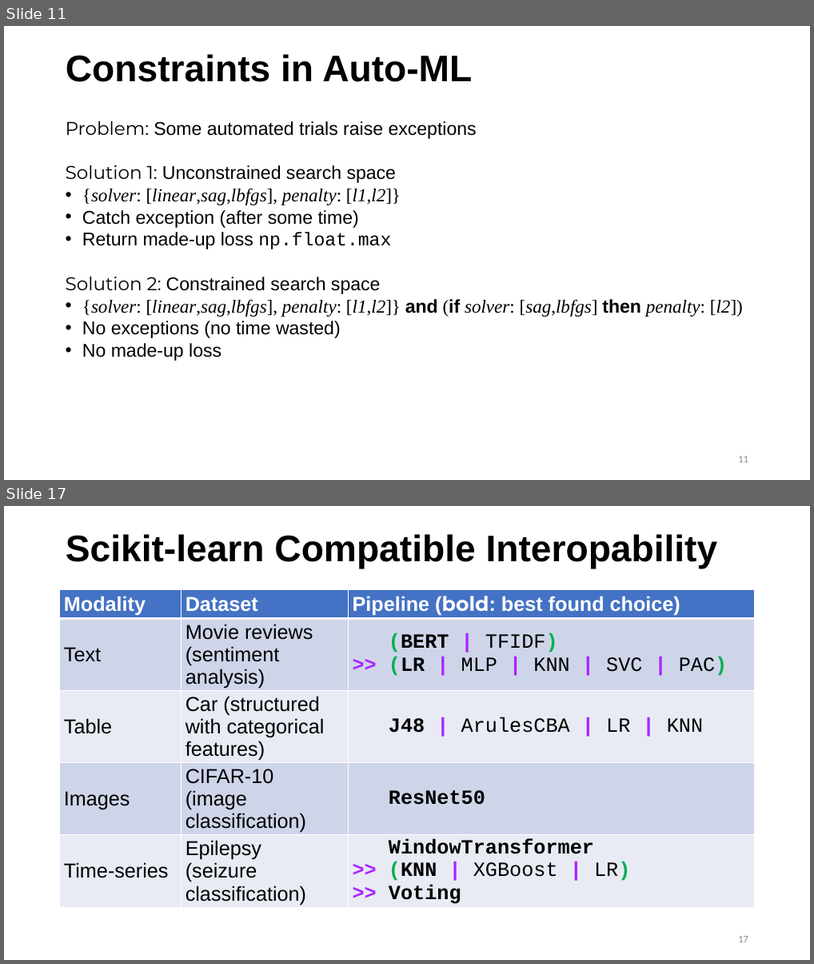
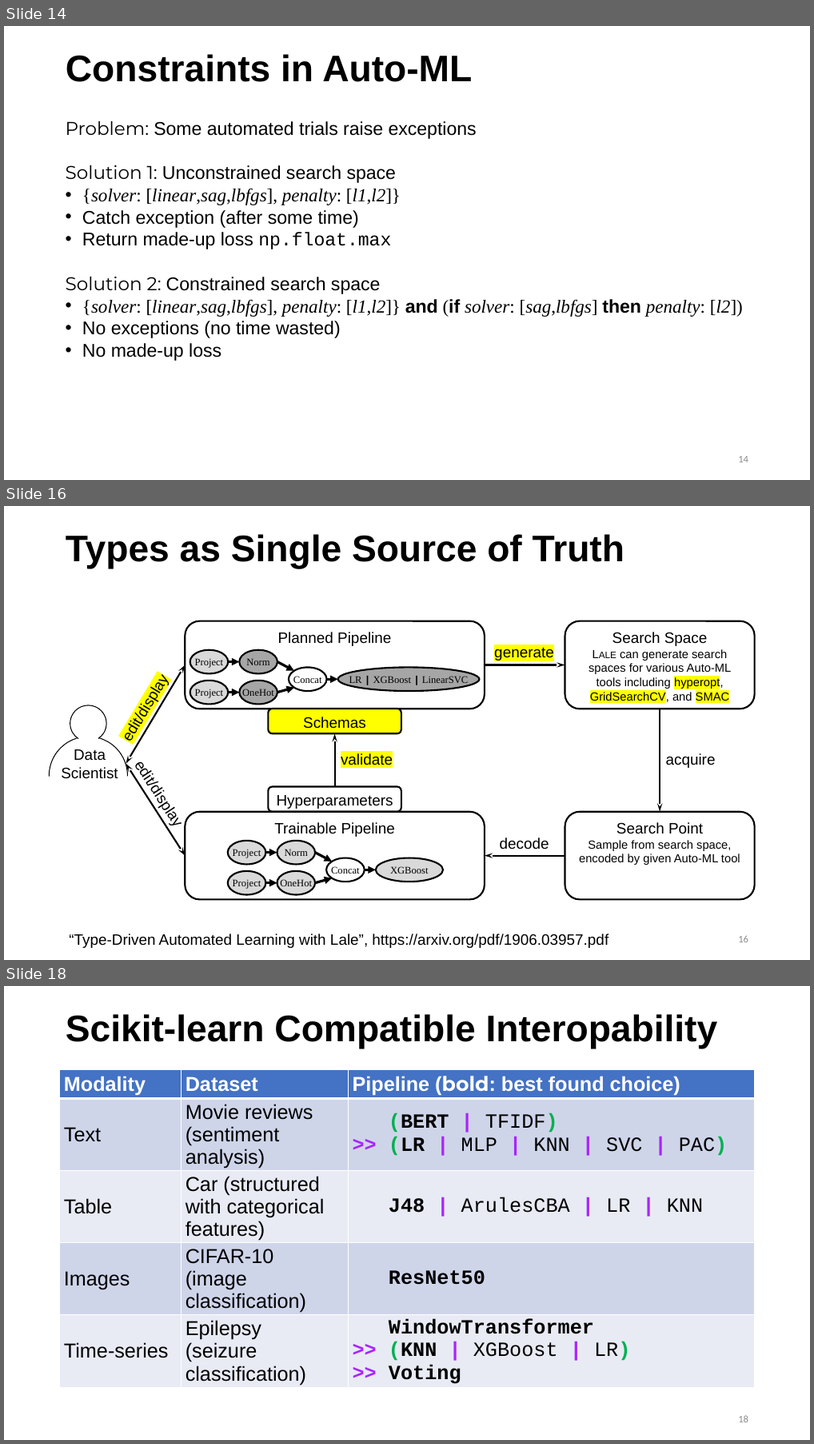
Before and after one commit to IBM/lale, a slide deck: talks/2019-1105-lale.pptx. Shown one above the other, each under a label of ours: slides 11 and 17 before the commit, slides 14, 16 and 18 after it; the slides between them are not shown. The pictures are 814x964 and 814x1444 pixels, drawn with LibreOffice and Linux fonts; fonts in the diff are those of the drawing. Boxes give left, top, right and bottom in pixels: in the first picture for what was removed or moved away, otherwise in the second. Text is boxed around its words. In the diff, an @@ line names an element or a change of style, - is before the commit and + after.

```diff
--- a/talks/2019-1105-lale.pptx
+++ b/talks/2019-1105-lale.pptx
@@ slide 16 added at (4,506,810,960), background #FFFFFF @@
@@ title added at (66,534,625,569), 44 pt, text #000000, bold @@
+Types as Single Source of Truth
@@ rounded rectangle added at (185,621,484,708), outline #000000 2 pt, 18 pt, text #000000 @@
+Planned Pipeline
@@ rounded rectangle added at (566,621,755,708), outline #000000 2 pt, 14 pt, text #000000 @@
+Search Space
+Lale can generate search spaces for various Auto-ML tools including hyperopt, GridSearchCV, and SMAC
@@ text added at (494,647,554,660), 18 pt, text #000000 @@
+generate
@@ text added at (112,663,178,751), 18 pt, text #000000 @@
+edit/display
@@ double arrow added from (126, 764) to (185, 665), #000000 2 pt @@
@@ arrow added from (485, 665) to (566, 665), #000000 2 pt @@
@@ group added at (190,650,479,704): 6 ellipses, 5 arrows @@
+Project
+LR | XGBoost | LinearSVC
+Project
+Norm
+OneHot
+Concat
@@ rounded rectangle added at (268,708,402,733), fill #FFFF00, outline #000000 2 pt, 18 pt, text #000000 @@
+Schemas
@@ arrow added from (660, 708) to (660, 812), #000000 2 pt @@
@@ arrow added from (335, 787) to (335, 733), #000000 2 pt @@
@@ group added at (50,705,128,815): 3 arc (boxed as its full ellipse)s, 1 text @@
+Data
+Scientist
@@ text added at (126,750,194,837), 18 pt, text #000000 @@
+edit/display
@@ double arrow added from (126, 764) to (185, 856), #000000 2 pt @@
@@ text added at (341,753,393,765), 18 pt, text #000000 @@
+validate
@@ text added at (666,753,716,768), 18 pt, text #000000 @@
+acquire
@@ rounded rectangle added at (268,787,402,812), outline #000000 2 pt, 18 pt, text #000000 @@
+Hyperparameters
@@ rounded rectangle added at (185,812,484,900), outline #000000 2 pt, 18 pt, text #000000 @@
+Trainable Pipeline
@@ rounded rectangle added at (566,812,755,900), outline #000000 2 pt, 14 pt, text #000000 @@
+Search Point
+Sample from search space, encoded by given Auto-ML tool
@@ text added at (500,837,550,849), 18 pt, text #000000 @@
+decode
@@ arrow added from (566, 856) to (485, 856), #000000 2 pt @@
@@ group added at (228,840,443,894): 6 ellipses, 5 arrows @@
+Project
+XGBoost
+Project
+Norm
+OneHot
+Concat
@@ text added at (69,933,609,948), 18 pt, text #000000 @@
+“Type-Driven Automated Learning with Lale”, https://arxiv.org/pdf/1906.03957.pdf
@@ page number added at (738,935,749,942), 12 pt, text #8C8C8C @@
+16
@@ what was slide 11 is now slide 14 @@
@@ page number at (738,456,749,462): text changed @@
-11
+14
@@ what was slide 17 is now slide 18 @@
@@ page number at (738,1415,749,1422): text changed @@
-17
+18
```
Also in this commit, not shown: 8 slides changed, 2 other files.
